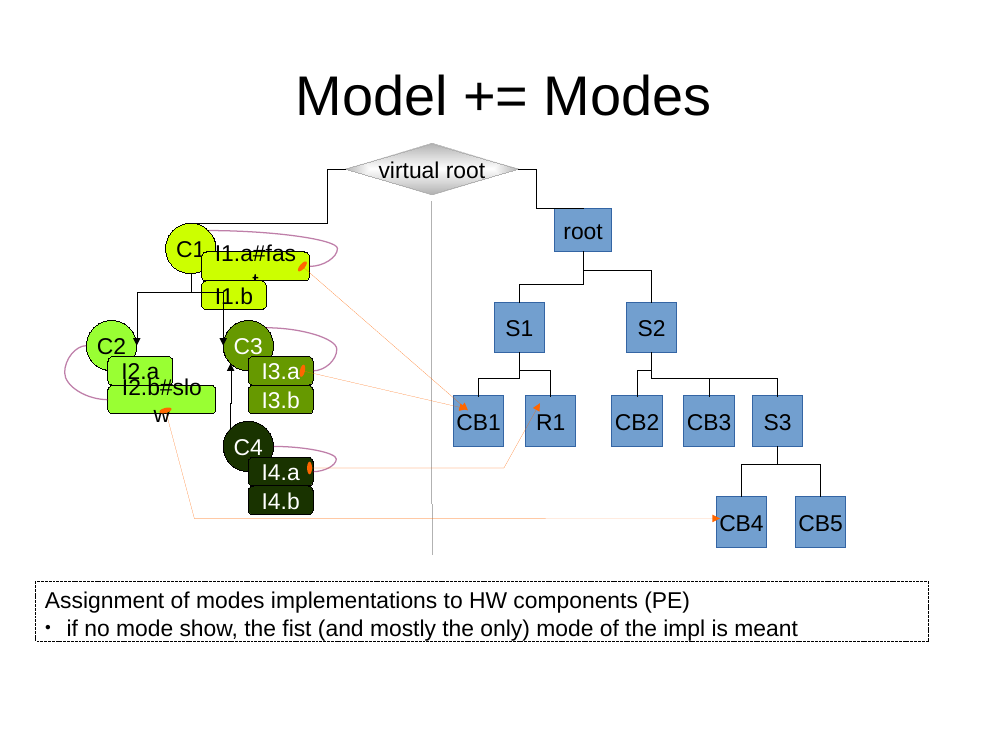
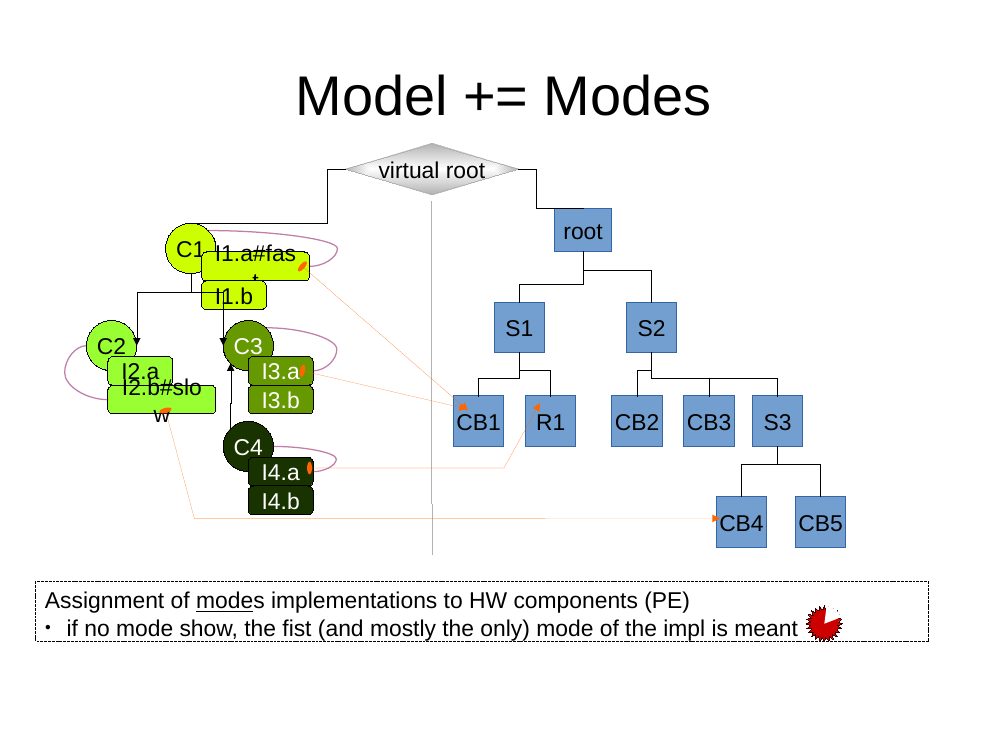
Before and after one commit to rene-schoene/racr-mquat, a slide deck: slide 4 of doc/the-model.odp. Drawn at 1008x756 pixels with LibreOffice and Linux fonts; fonts in the diff are those of the drawing. Boxes give left, top, right and bottom in pixels: in the first picture for what was removed or moved away, otherwise in the second. Text is boxed around its words. In the diff, an @@ line names an element or a change of style, - is before the commit and + after.

Commit message:
underlined means concept of model. added symbols showing what is missing.

```diff
--- a/doc/the-model.odp
+++ b/doc/the-model.odp
@@ text in rectangle at (45, 591, 690, 613): underline on in "modes" @@
@@ freeform shape added at (807, 606, 842, 641), fill #CC0000, outline #330000 0 pt @@
@@ pie slice (boxed as its full ellipse) added at (807, 606, 842, 641), fill #FFFFFF @@
```
Also in this commit, not shown: 4 other slides changed.
